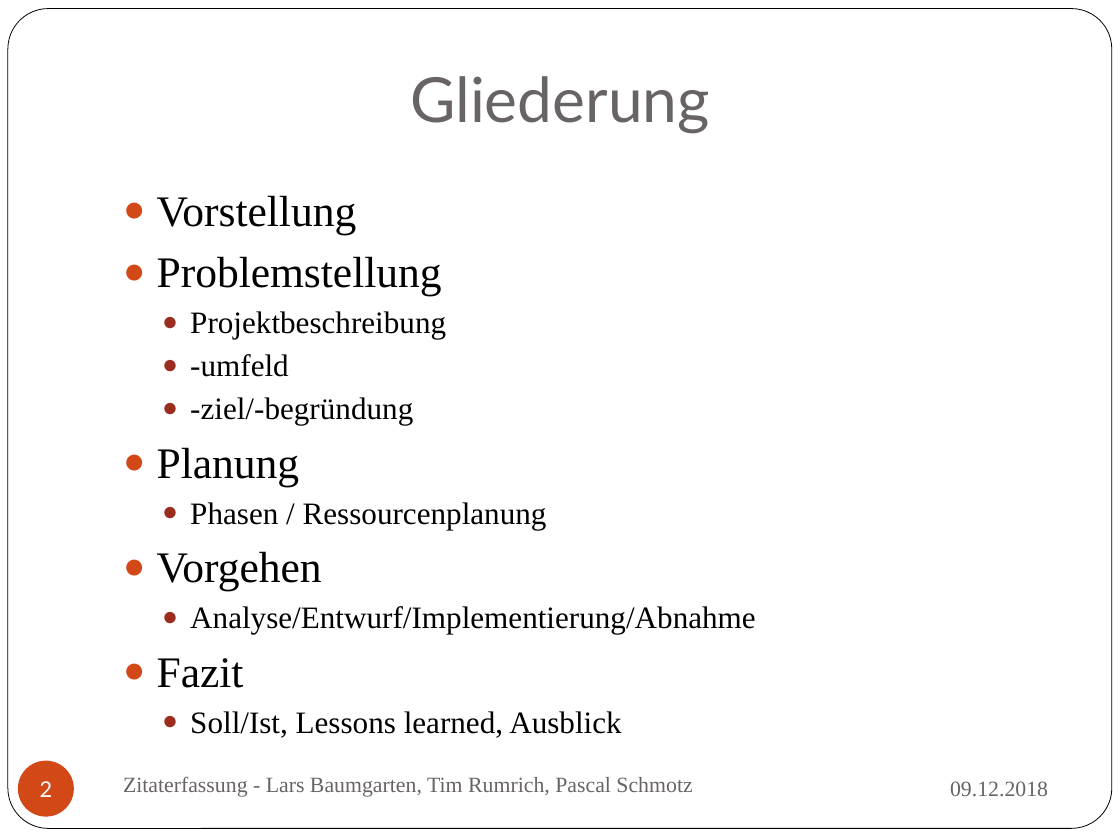
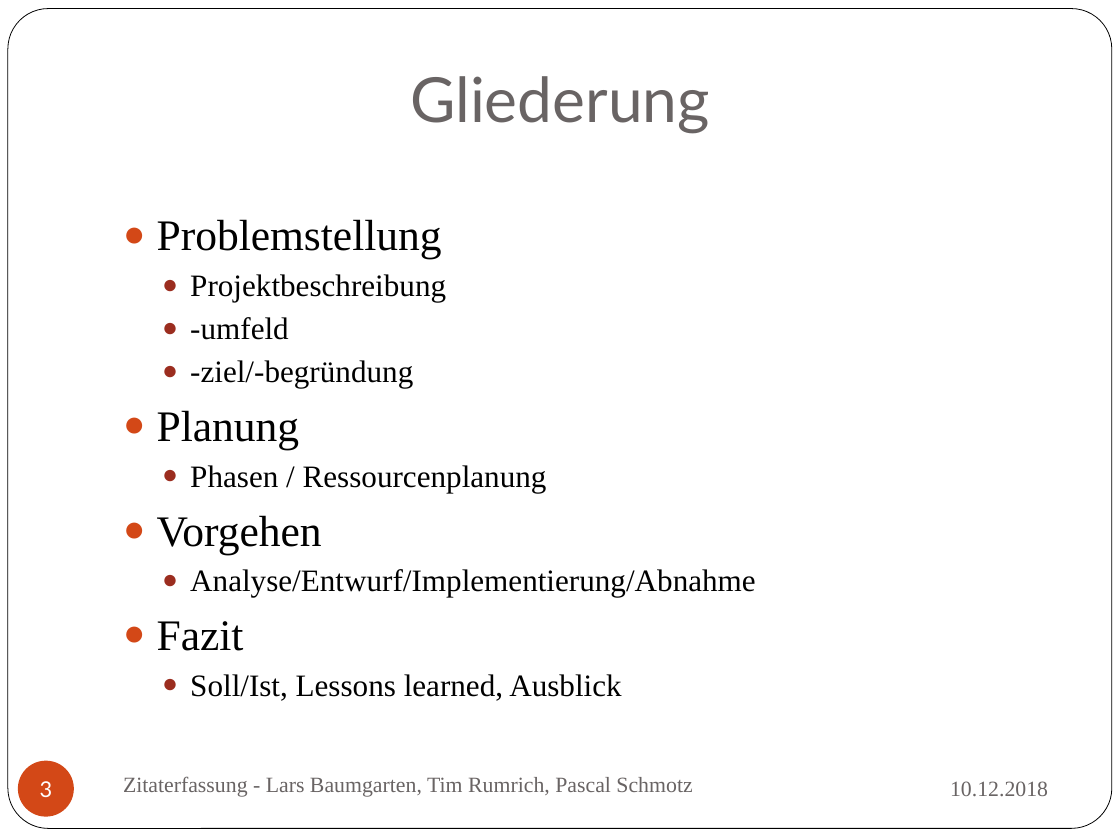
Before and after one commit to TrialAnd404/MyRepo, a slide deck: slide 3 of ZitatErfassung.pptx (slide 2 before the commit). Drawn at 1120x840 pixels with LibreOffice and Linux fonts; fonts in the diff are those of the drawing. Boxes give left, top, right and bottom in pixels: in the first picture for what was removed or moved away, otherwise in the second. Text is boxed around its words. In the diff, an @@ line names an element or a change of style, - is before the commit and + after.

```diff
--- a/ZitatErfassung.pptx
+++ b/ZitatErfassung.pptx
@@ text "Problemstellung": place and size @@
-text "Problemstellung" at <box>157,195,756,738</box>
+text "Problemstellung" at <box>157,219,756,701</box>
@@ text at <box>157,195,357,235</box>: paragraph removed @@
-● Vorstellung
@@ page number at <box>40,781,53,797</box>: text changed @@
-2
+3
@@ text at <box>950,781,1048,797</box>: text changed @@
-09.12.2018
+10.12.2018
```
Also in this commit, not shown: 26 other slides changed.
